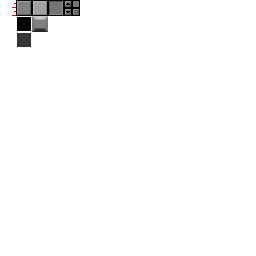
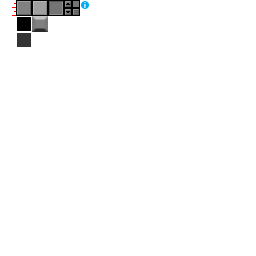
Layers edited between the first and the second 256x256 image:
added layer "i" above "Layer 2" over [81, 1, 89, 9]
